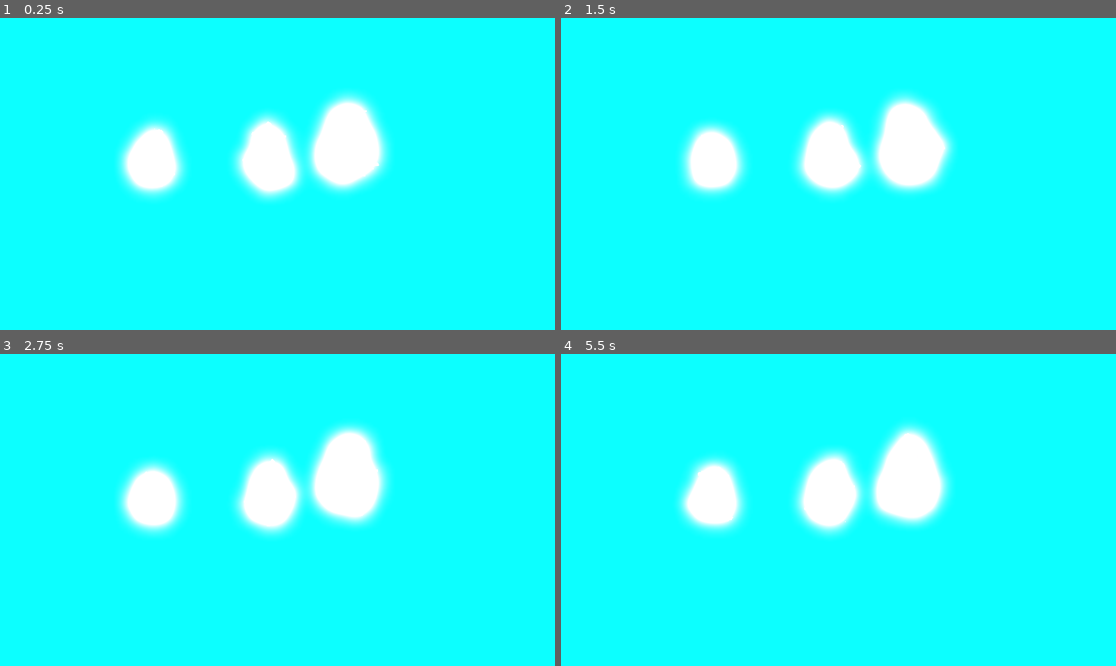
Above: before the commit, frames 1-4 (two rows, left to right).
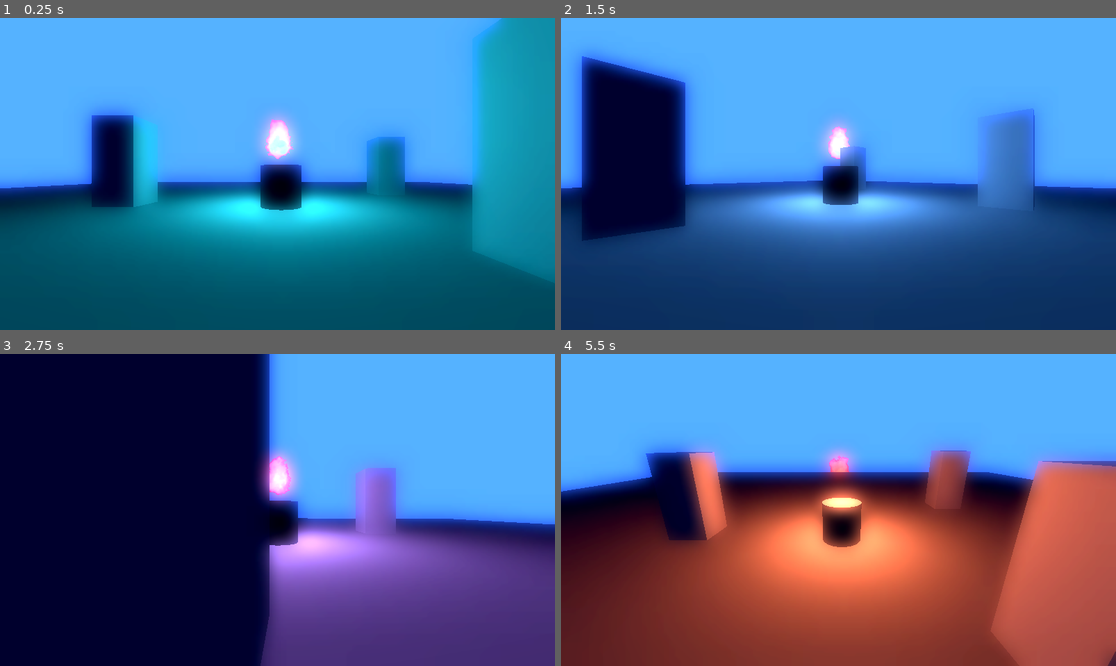
Above: after the commit, the same moments.

Repository: watson-disambiguation/shader-demos
Game: Godot game, scene res://flame_demo.tscn
Two runs of this game, one before a commit and one after it. Both use one fixed random seed, a clock stepped at 60 frames per second and the inputs below.
Inputs:
- Up to frame 1 (0.25 s): no input
- Up to frame 2 (1.5 s): tap Enter at 0.5 s; hold Right (ui_right) 0.53-1.28 s; tap Q (ui_in, bound only after the commit) at 0.6 s; tap E (ui_out, bound only after the commit) at 0.8, 1.35 s; hold Down (ui_down) from 1.28 s (still down)
- Up to frame 3 (2.75 s): tap Q (ui_in, bound only after the commit) at 1.55, 2.1 s; release Down (ui_down) at 2.03 s; hold Right (ui_right) from 2.03 s (still down); tap E (ui_out, bound only after the commit) at 2.3 s
- Up to frame 4 (5.5 s): release Right (ui_right) at 2.78 s; hold Up (ui_up) 2.78-3.53 s; tap E (ui_out, bound only after the commit) at 2.85, 3.8, 4.35, 5.3 s; tap Q (ui_in, bound only after the commit) at 3.05, 3.6, 4.55, 5.1 s; hold Left (ui_left) 3.53-5.03 s; hold Down (ui_down) from 5.03 s (still down)

The runs differ from the first frame. In frame 1, 100% of the frame differs, in the area x 0-100%, y 0-100%; in frame 2, 100%; in frame 3, 100%; in frame 4, 100%.

Commit message:
rgb gamer fire

Diff:
--- /dev/null
+++ b/CameraController.gd
@@ -0,0 +1,42 @@
+extends Node3D
+
+@onready var camera: Camera3D = $Camera3D
+@export var target: Vector3
+@export var rotation_speed: float
+@export var zoom_speed: float
+@export var min_dist: float
+@export var max_dist: float
+@export var bottom_angle: float = 0
+@export var top_angle: float = 89
+
+var angle_above : float = 0:
+	set(value):
+		angle_above = clampf(value,bottom_angle,top_angle)
+
+var angle_around : float = 0:
+	set(value):
+		angle_around = fmod(value,360)
+
+var dist : float = 5:
+	set(value):
+		dist = clampf(value,min_dist,max_dist)
+
+func _ready():
+	position()
+
+func position():
+	var around_rad = deg_to_rad(angle_around)
+	var above_rad =  deg_to_rad(angle_above)
+	var x = cos(around_rad)
+	var y = sin(above_rad)
+	var z = sin(around_rad)
+	var offset = Vector3(x,y,z) * dist
+	set_position(offset + target)
+	camera.look_at(target)
+
+func _process(delta):
+	if Input.is_anything_pressed():
+		angle_around += Input.get_axis("ui_left","ui_right") * delta * rotation_speed
+		angle_above += Input.get_axis("ui_down","ui_up") * delta * rotation_speed
+		dist += Input.get_axis("ui_in","ui_out") * delta * zoom_speed
+		position()
--- a/Prefabs/SDFFlame.gd
+++ b/Prefabs/SDFFlame.gd
@@ -1,10 +1,15 @@
 extends Node3D
 
 @onready var mesh = $MeshInstance3D
+@onready var light = $OmniLight3D
+@export var default_color: Vector3
+@export var color_speed: float
+var curr_color: Vector3
+var mat: ShaderMaterial
 # Called when the node enters the scene tree for the first time.
 func _ready():
-	var mat: ShaderMaterial = mesh.get_active_material(0)
-	mat = mat.duplicate()
+	var old_mat: ShaderMaterial = mesh.get_active_material(0)
+	mat = old_mat.duplicate()
 	var old_noise_tex = mat.get_shader_parameter("noiseTex");
 	var old_noise = old_noise_tex.noise
 	mesh.set_surface_override_material(0,mat)
@@ -13,10 +18,18 @@
 	noise.seed = randi()
 	noise_tex.noise = noise
 	mat.set_shader_parameter("noiseTex",noise_tex)
+	curr_color = default_color
+	set_color()
 
+func ok_hsl(color: Vector3) -> Color:
+	return Color.from_ok_hsl(color.x,color.y,color.z)
 
-
-
+func set_color():
+	var col = ok_hsl(curr_color)
+	mat.set_shader_parameter("innerColor",ok_hsl(curr_color))
+	light.light_color = col
 # Called every frame. 'delta' is the elapsed time since the previous frame.
 func _process(delta):
-	pass
+	curr_color.x += delta * color_speed
+	curr_color.x = fmod(curr_color.x,1.)
+	set_color()
--- a/Prefabs/SDFFlame.tscn
+++ b/Prefabs/SDFFlame.tscn
@@ -3,34 +3,33 @@
 [ext_resource type="Shader" path="res://Shaders/3Dsdf.gdshader" id="1_8mymq"]
 [ext_resource type="Script" path="res://Prefabs/SDFFlame.gd" id="1_vdpew"]
 
-[sub_resource type="FastNoiseLite" id="FastNoiseLite_p3ti0"]
+[sub_resource type="FastNoiseLite" id="FastNoiseLite_2j15f"]
 noise_type = 3
-seed = 170
-frequency = 0.0925
+frequency = 0.135
 
-[sub_resource type="NoiseTexture3D" id="NoiseTexture3D_weoqs"]
-resource_local_to_scene = true
+[sub_resource type="NoiseTexture3D" id="NoiseTexture3D_pyecy"]
 seamless = true
-seamless_blend_skirt = 0.596
-noise = SubResource("FastNoiseLite_p3ti0")
+seamless_blend_skirt = 0.77
+noise = SubResource("FastNoiseLite_2j15f")
 
 [sub_resource type="ShaderMaterial" id="ShaderMaterial_efa4c"]
 resource_local_to_scene = true
 render_priority = 0
 shader = ExtResource("1_8mymq")
-shader_parameter/innerColor = Color(1, 0.529412, 0.694118, 1)
+shader_parameter/brightness = 20.0
+shader_parameter/innerColor = Color(1, 0.584314, 0.207843, 1)
 shader_parameter/outerColor = Color(0.858824, 0, 0.0588235, 1)
-shader_parameter/noiseScale = 0.305
+shader_parameter/noiseScale = 0.275
 shader_parameter/raycastLength = 1.0
-shader_parameter/raycastSteps = 50
-shader_parameter/sphereCenter1 = Vector3(0, -0.075, 0)
+shader_parameter/raycastSteps = 205
+shader_parameter/sphereCenter1 = Vector3(0, -0.105, 0)
 shader_parameter/sphereRadius1 = 0.08
-shader_parameter/sphereCenter2 = Vector3(0, 0.22, 0)
-shader_parameter/sphereRadius2 = -0.01
+shader_parameter/sphereCenter2 = Vector3(0, 0.19, 0)
+shader_parameter/sphereRadius2 = 0.005
 shader_parameter/burnSpeed = 1.305
 shader_parameter/mergeRadius = 0.285
 shader_parameter/depthMultiplier = 2.285
-shader_parameter/noiseTex = SubResource("NoiseTexture3D_weoqs")
+shader_parameter/noiseTex = SubResource("NoiseTexture3D_pyecy")
 
 [sub_resource type="SphereMesh" id="SphereMesh_vasl7"]
 material = SubResource("ShaderMaterial_efa4c")
@@ -38,8 +37,17 @@
 rings = 3
 
 [node name="SDF Flame" type="Node3D"]
+transform = Transform3D(1, 0, 0, 0, 1, 0, 0, 0, 1, 0.0483635, 0, -0.731513)
 script = ExtResource("1_vdpew")
+default_color = Vector3(0.56, 0.845, 0.655)
+color_speed = 0.09
 
 [node name="MeshInstance3D" type="MeshInstance3D" parent="."]
-transform = Transform3D(1.36495, -0.0113638, 0, 0.0113638, 1.36495, 0, 0, 0, 1.365, 0.043316, 0.238105, -0.155549)
+transform = Transform3D(1.36495, -0.0113638, 0, 0.0113638, 1.36495, 0, 0, 0, 1.365, 0, -0.009, 0.052)
 mesh = SubResource("SphereMesh_vasl7")
+
+[node name="OmniLight3D" type="OmniLight3D" parent="."]
+light_energy = 7.743
+light_size = 0.104
+omni_range = 16.159
+omni_attenuation = 2.14355
--- a/Shaders/3Dsdf.gdshader
+++ b/Shaders/3Dsdf.gdshader
@@ -3,10 +3,13 @@
 
 render_mode specular_disabled;
 render_mode unshaded;
-render_mode cull_front;
+render_mode cull_back;
 
+uniform float brightness;
 uniform vec3 innerColor : source_color;
 uniform vec3 outerColor : source_color;
+uniform sampler2D depth_texture : hint_depth_texture;
+uniform sampler2D screen_texture : hint_screen_texture;
 uniform sampler3D noiseTex;
 uniform float noiseScale;
 uniform float raycastLength;
@@ -47,18 +50,19 @@
 vec4 raycast() {
 	float raycastStepSize = raycastLength / float(raycastSteps);
 	vec3 raycastStep = viewDir * raycastStepSize;
-	vec3 startPos = pos - raycastStep * float(raycastSteps);
+	vec3 startPos = pos;
 	vec3 currPos = startPos;
 	float distThrough = 0.;
-	vec3 normal = vec3(0);
+	vec3 finalPos = vec3(0);
 	for(int i = 0; i < raycastSteps; i++) {
 		float sdfVal = sdf(currPos);
-
 		distThrough += raycastStepSize * step(0,-sdfVal);
-
+		if(distThrough < h) {
+			finalPos = currPos;
+		}
 		currPos += raycastStep;
 	}
-	return vec4(normal,distThrough);
+	return vec4(finalPos,distThrough);
 }
 
 void vertex() {
@@ -69,13 +73,19 @@
 
 void fragment() {
 	vec4 raycastResult = raycast();
-	vec3 normal = raycastResult.xyz;
+	vec3 surfacePos = raycastResult.xyz;
+	vec4 clipPos =  PROJECTION_MATRIX * VIEW_MATRIX * MODEL_MATRIX * vec4(surfacePos,1);
+	float depth = (clipPos.z / clipPos.w);
+	DEPTH = depth;
+
 	float distThrough = raycastResult.w * depthMultiplier;
+
 	if(distThrough < h) {
 		discard;
 	}
 
 	vec3 finalColor =  mix(outerColor,innerColor,distThrough);
+
 	ALBEDO = finalColor;
-	EMISSION = finalColor * 3.;
+	EMISSION = finalColor * brightness;
 }
--- /dev/null
+++ b/Shaders/test_object.gdshader
@@ -0,0 +1,6 @@
+shader_type spatial;
+render_mode unshaded;
+
+void fragment() {
+	ALBEDO = vec3(FRAGCOORD.z);
+}
--- a/flame_demo.tscn
+++ b/flame_demo.tscn
@@ -1,26 +1,76 @@
-[gd_scene load_steps=3 format=3 uid="uid://u1yfqrf2l21t"]
+[gd_scene load_steps=10 format=3 uid="uid://pbgmfho7o4om"]
 
 [ext_resource type="PackedScene" uid="uid://bkcmhpnkrpc5t" path="res://Prefabs/SDFFlame.tscn" id="1_mcist"]
+[ext_resource type="Script" path="res://CameraController.gd" id="2_0vyn4"]
 
-[sub_resource type="Environment" id="Environment_v1yux"]
+[sub_resource type="Environment" id="Environment_hi7dp"]
 background_mode = 1
-background_color = Color(0.00784314, 0.447059, 0.670588, 1)
-background_energy_multiplier = 0.47
+background_color = Color(0.027451, 0.0588235, 0.14902, 1)
 glow_enabled = true
-glow_intensity = 3.07
+glow_intensity = 2.1
+glow_strength = 0.75
 glow_bloom = 1.0
+glow_blend_mode = 1
+
+[sub_resource type="CameraAttributesPractical" id="CameraAttributesPractical_07qql"]
+
+[sub_resource type="StandardMaterial3D" id="StandardMaterial3D_ktm3a"]
+albedo_color = Color(0.34902, 0.34902, 0.34902, 1)
+
+[sub_resource type="CylinderMesh" id="CylinderMesh_ydhcd"]
+material = SubResource("StandardMaterial3D_ktm3a")
+
+[sub_resource type="StandardMaterial3D" id="StandardMaterial3D_3d8wd"]
+albedo_color = Color(0.396078, 0.396078, 0.396078, 1)
+
+[sub_resource type="PlaneMesh" id="PlaneMesh_vqssc"]
+material = SubResource("StandardMaterial3D_3d8wd")
+size = Vector2(30, 30)
+
+[sub_resource type="BoxMesh" id="BoxMesh_5msmd"]
+size = Vector3(1, 2.82, 1)
 
 [node name="FlameDemo" type="Node3D"]
 
-[node name="SDF Flame" parent="." instance=ExtResource("1_mcist")]
-transform = Transform3D(1, 0, 0, 0, 1, 0, 0, 0, 1, -0.173736, 0, 0)
+[node name="WorldEnvironment" type="WorldEnvironment" parent="."]
+environment = SubResource("Environment_hi7dp")
+camera_attributes = SubResource("CameraAttributesPractical_07qql")
 
-[node name="Camera3D" type="Camera3D" parent="."]
-transform = Transform3D(1, 0, 0, 0, 1, 0, 0, 0, 1, 0, 0, 3)
-environment = SubResource("Environment_v1yux")
+[node name="Torch" type="Node3D" parent="WorldEnvironment"]
 
-[node name="SDF Flame2" parent="." instance=ExtResource("1_mcist")]
-transform = Transform3D(1, 0, 0, 0, 1, 0, 0, 0, 1, -2.42453, 0, -0.741873)
+[node name="MeshInstance3D" type="MeshInstance3D" parent="WorldEnvironment/Torch"]
+transform = Transform3D(1, 0, 0, 0, 1, 0, 0, 0, 1, 0, -0.791202, -0.0862501)
+mesh = SubResource("CylinderMesh_ydhcd")
+skeleton = NodePath("../../..")
 
-[node name="SDF Flame3" parent="." instance=ExtResource("1_mcist")]
-transform = Transform3D(1, 0, 0, 0, 1, 0, 0, 0, 1, 0.831151, 0.133189, 0.54559)
+[node name="SDF Flame" parent="WorldEnvironment/Torch/MeshInstance3D" instance=ExtResource("1_mcist")]
+transform = Transform3D(1, 0, 0, 0, 1, 0, 0, 0, 1, 0, 1.65, 0)
+color_speed = 0.1
+
+[node name="MeshInstance3D" type="MeshInstance3D" parent="WorldEnvironment"]
+transform = Transform3D(1, 0, 0, 0, 1, 0, 0, 0, 1, -0.112379, -0.800212, 0.360464)
+mesh = SubResource("PlaneMesh_vqssc")
+skeleton = NodePath("../..")
+
+[node name="CameraController" type="Node3D" parent="WorldEnvironment"]
+transform = Transform3D(1, 0, 0, 0, 1, 0, 0, 0, 1, -0.0413629, 1.29097, 5.32625)
+script = ExtResource("2_0vyn4")
+rotation_speed = 60.0
+zoom_speed = 10.0
+min_dist = 0.645
+max_dist = 10.0
+top_angle = 90.0
+
+[node name="Camera3D" type="Camera3D" parent="WorldEnvironment/CameraController"]
+
+[node name="MeshInstance3D2" type="MeshInstance3D" parent="WorldEnvironment"]
+transform = Transform3D(1, 0, 0, 0, 1, 0, 0, 0, 1, -3.20481, 0, -4.329)
+mesh = SubResource("BoxMesh_5msmd")
+
+[node name="MeshInstance3D3" type="MeshInstance3D" parent="WorldEnvironment"]
+transform = Transform3D(1, 0, 0, 0, 1, 0, 0, 0, 1, 3.38169, 0, -2.53196)
+mesh = SubResource("BoxMesh_5msmd")
+
+[node name="MeshInstance3D4" type="MeshInstance3D" parent="WorldEnvironment"]
+transform = Transform3D(1, 0, 0, 0, 1, 0, 0, 0, 1, -0.380728, 0, 3.9608)
+mesh = SubResource("BoxMesh_5msmd")
--- a/project.godot
+++ b/project.godot
@@ -18,3 +18,48 @@
 [dotnet]
 
 project/assembly_name="ShaderDemos"
+
+[input]
+
+ui_left={
+"deadzone": 0.5,
+"events": [Object(InputEventKey,"resource_local_to_scene":false,"resource_name":"","device":0,"window_id":0,"alt_pressed":false,"shift_pressed":false,"ctrl_pressed":false,"meta_pressed":false,"pressed":false,"keycode":4194319,"physical_keycode":0,"key_label":0,"unicode":0,"echo":false,"script":null)
+, Object(InputEventJoypadButton,"resource_local_to_scene":false,"resource_name":"","device":0,"button_index":13,"pressure":0.0,"pressed":false,"script":null)
+, Object(InputEventJoypadMotion,"resource_local_to_scene":false,"resource_name":"","device":0,"axis":0,"axis_value":-1.0,"script":null)
+, Object(InputEventKey,"resource_local_to_scene":false,"resource_name":"","device":-1,"window_id":0,"alt_pressed":false,"shift_pressed":false,"ctrl_pressed":false,"meta_pressed":false,"pressed":false,"keycode":0,"physical_keycode":65,"key_label":0,"unicode":97,"echo":false,"script":null)
+]
+}
+ui_right={
+"deadzone": 0.5,
+"events": [Object(InputEventKey,"resource_local_to_scene":false,"resource_name":"","device":0,"window_id":0,"alt_pressed":false,"shift_pressed":false,"ctrl_pressed":false,"meta_pressed":false,"pressed":false,"keycode":4194321,"physical_keycode":0,"key_label":0,"unicode":0,"echo":false,"script":null)
+, Object(InputEventJoypadButton,"resource_local_to_scene":false,"resource_name":"","device":0,"button_index":14,"pressure":0.0,"pressed":false,"script":null)
+, Object(InputEventJoypadMotion,"resource_local_to_scene":false,"resource_name":"","device":0,"axis":0,"axis_value":1.0,"script":null)
+, Object(InputEventKey,"resource_local_to_scene":false,"resource_name":"","device":-1,"window_id":0,"alt_pressed":false,"shift_pressed":false,"ctrl_pressed":false,"meta_pressed":false,"pressed":false,"keycode":0,"physical_keycode":68,"key_label":0,"unicode":100,"echo":false,"script":null)
+]
+}
+ui_up={
+"deadzone": 0.5,
+"events": [Object(InputEventKey,"resource_local_to_scene":false,"resource_name":"","device":0,"window_id":0,"alt_pressed":false,"shift_pressed":false,"ctrl_pressed":false,"meta_pressed":false,"pressed":false,"keycode":4194320,"physical_keycode":0,"key_label":0,"unicode":0,"echo":false,"script":null)
+, Object(InputEventJoypadButton,"resource_local_to_scene":false,"resource_name":"","device":0,"button_index":11,"pressure":0.0,"pressed":false,"script":null)
+, Object(InputEventJoypadMotion,"resource_local_to_scene":false,"resource_name":"","device":0,"axis":1,"axis_value":-1.0,"script":null)
+, Object(InputEventKey,"resource_local_to_scene":false,"resource_name":"","device":-1,"window_id":0,"alt_pressed":false,"shift_pressed":false,"ctrl_pressed":false,"meta_pressed":false,"pressed":false,"keycode":0,"physical_keycode":87,"key_label":0,"unicode":119,"echo":false,"script":null)
+]
+}
+ui_down={
+"deadzone": 0.5,
+"events": [Object(InputEventKey,"resource_local_to_scene":false,"resource_name":"","device":0,"window_id":0,"alt_pressed":false,"shift_pressed":false,"ctrl_pressed":false,"meta_pressed":false,"pressed":false,"keycode":4194322,"physical_keycode":0,"key_label":0,"unicode":0,"echo":false,"script":null)
+, Object(InputEventJoypadButton,"resource_local_to_scene":false,"resource_name":"","device":0,"button_index":12,"pressure":0.0,"pressed":false,"script":null)
+, Object(InputEventJoypadMotion,"resource_local_to_scene":false,"resource_name":"","device":0,"axis":1,"axis_value":1.0,"script":null)
+, Object(InputEventKey,"resource_local_to_scene":false,"resource_name":"","device":-1,"window_id":0,"alt_pressed":false,"shift_pressed":false,"ctrl_pressed":false,"meta_pressed":false,"pressed":false,"keycode":0,"physical_keycode":83,"key_label":0,"unicode":115,"echo":false,"script":null)
+]
+}
+ui_in={
+"deadzone": 0.5,
+"events": [Object(InputEventKey,"resource_local_to_scene":false,"resource_name":"","device":-1,"window_id":0,"alt_pressed":false,"shift_pressed":false,"ctrl_pressed":false,"meta_pressed":false,"pressed":false,"keycode":0,"physical_keycode":81,"key_label":0,"unicode":113,"echo":false,"script":null)
+]
+}
+ui_out={
+"deadzone": 0.5,
+"events": [Object(InputEventKey,"resource_local_to_scene":false,"resource_name":"","device":-1,"window_id":0,"alt_pressed":false,"shift_pressed":false,"ctrl_pressed":false,"meta_pressed":false,"pressed":false,"keycode":0,"physical_keycode":69,"key_label":0,"unicode":101,"echo":false,"script":null)
+]
+}
--- /dev/null
+++ b/test_object.gdshader
@@ -0,0 +1,5 @@
+shader_type spatial;
+
+void fragment() {
+	// Place fragment code here.
+}
